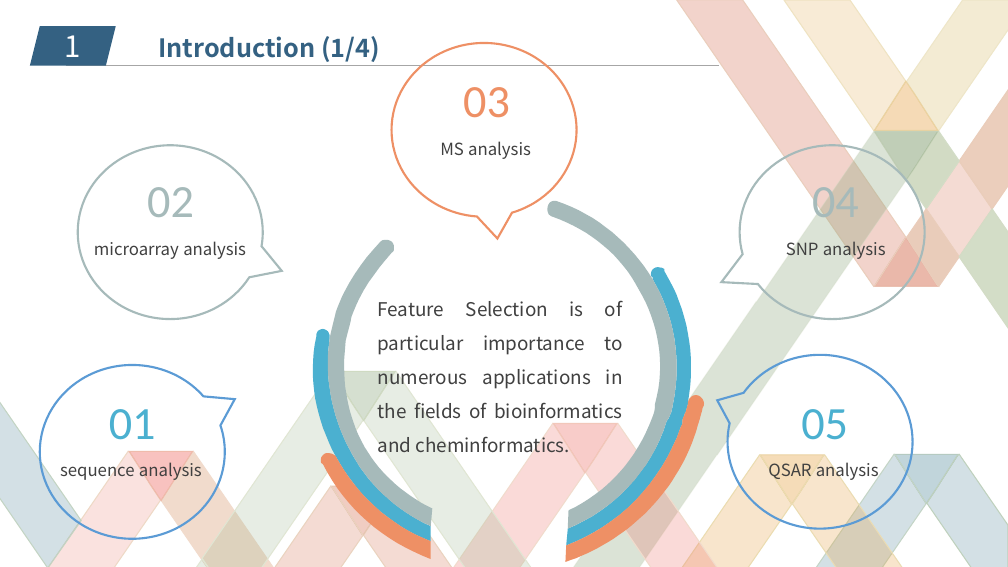
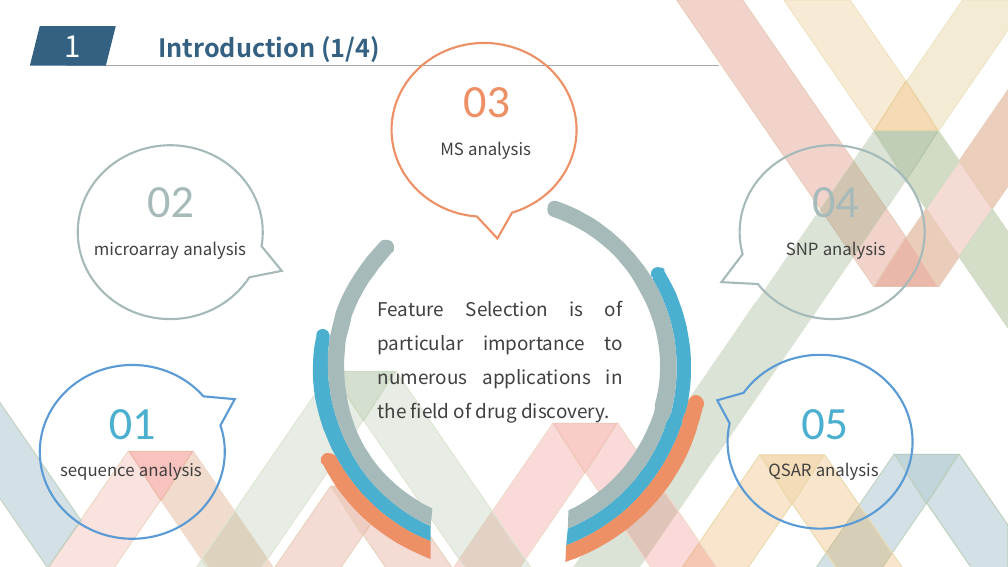
Before and after one commit to JiaweiHuang/ECoFFeS, a slide deck: slide 4 of Others/PPT/ECoFFeS.pptx. Drawn at 1008x567 pixels with LibreOffice and Linux fonts; fonts in the diff are those of the drawing; background and template pictures are left out. Boxes give left, top, right and bottom in pixels: in the first picture for what was removed or moved away, otherwise in the second. Text is boxed around its words. In the diff, an @@ line names an element or a change of style, - is before the commit and + after.

```diff
--- a/Others/PPT/ECoFFeS.pptx
+++ b/Others/PPT/ECoFFeS.pptx
@@ text at (378,301,623,423): text changed @@
-Feature Selection is of particular importance to numerous applications in the fields of bioinformatics and cheminformatics.
+Feature Selection is of particular importance to numerous applications in the field of drug discovery.
```
Also in this commit, not shown: 7 other slides changed, 1 other file.
